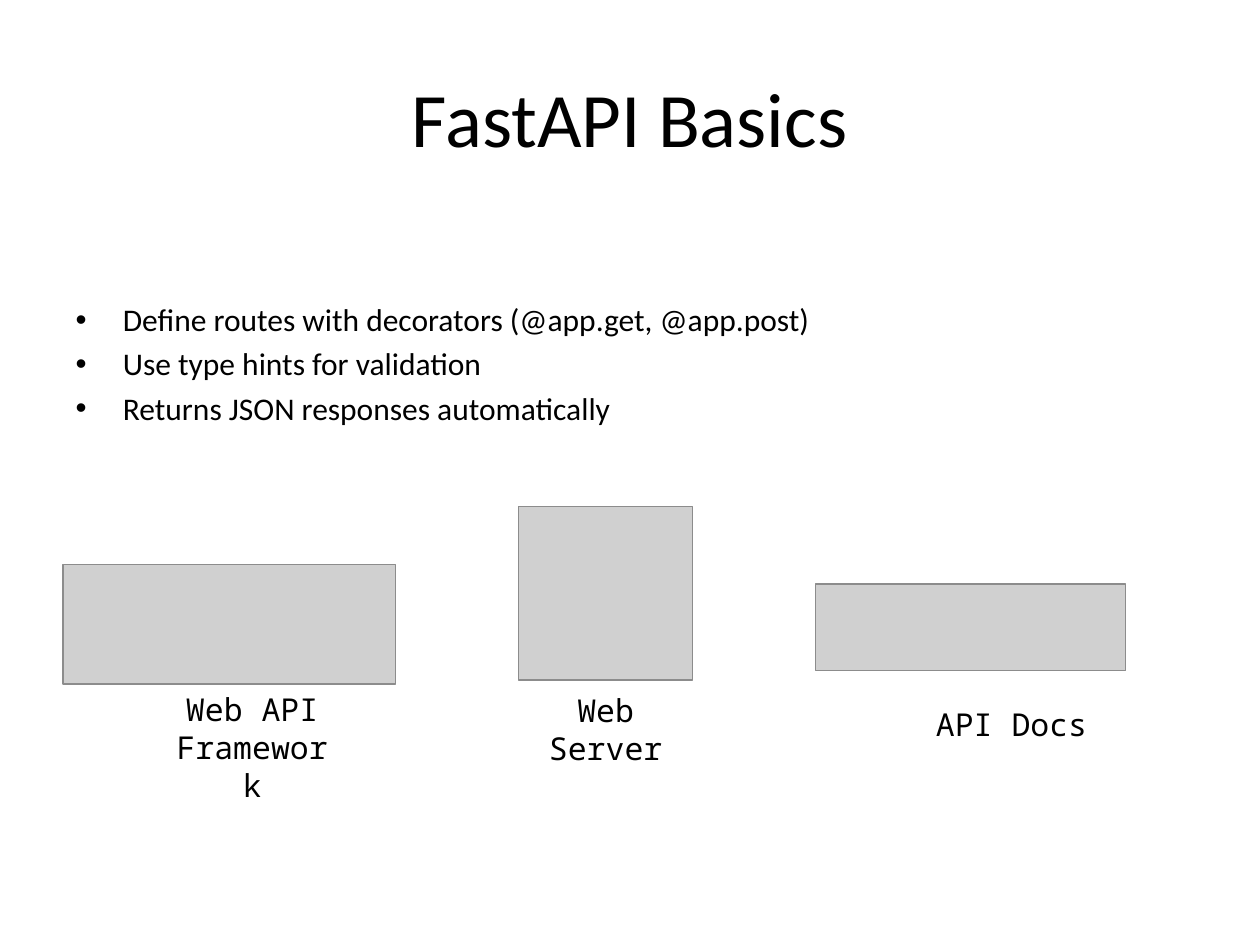
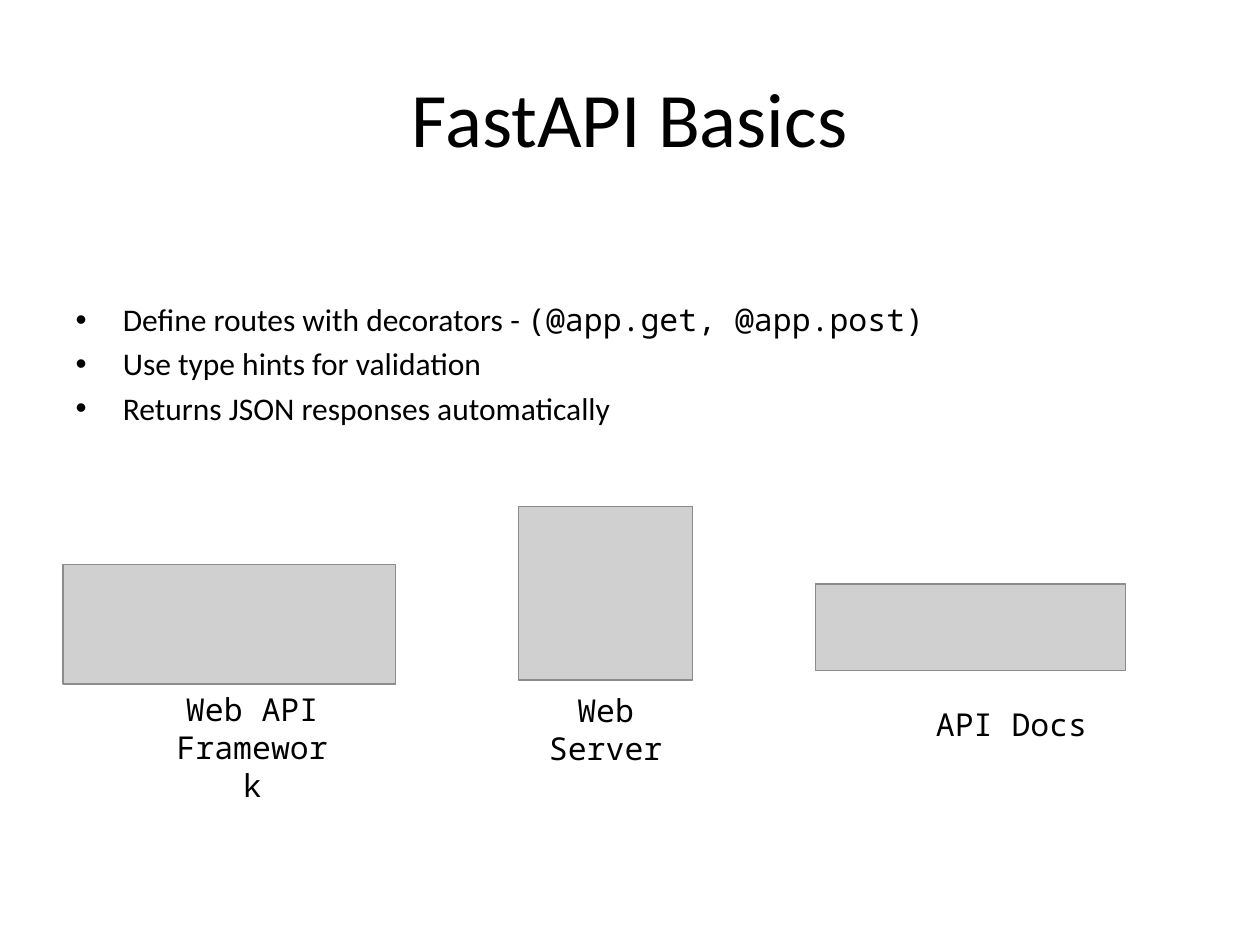
Before and after one commit to adityap301/FastAPI_Tutorials, a slide deck: slide 13 of FastAPI_Workshop.pptx (slide 12 before the commit). Drawn at 1260x945 pixels with LibreOffice and Linux fonts; fonts in the diff are those of the drawing; grey boxes stand for pictures. Boxes give left, top, right and bottom in pixels: in the first picture for what was removed or moved away, otherwise in the second. Text is boxed around its words. In the diff, an @@ line names an element or a change of style, - is before the commit and + after.

```diff
--- a/FastAPI_Workshop.pptx
+++ b/FastAPI_Workshop.pptx
@@ text at box(123, 308, 924, 339): text changed @@
-• Define routes with decorators (@app.get, @app.post)
+• Define routes with decorators - (@app.get, @app.post)
```
Also in this commit, not shown: 5 other slides changed, 1 slide added.
